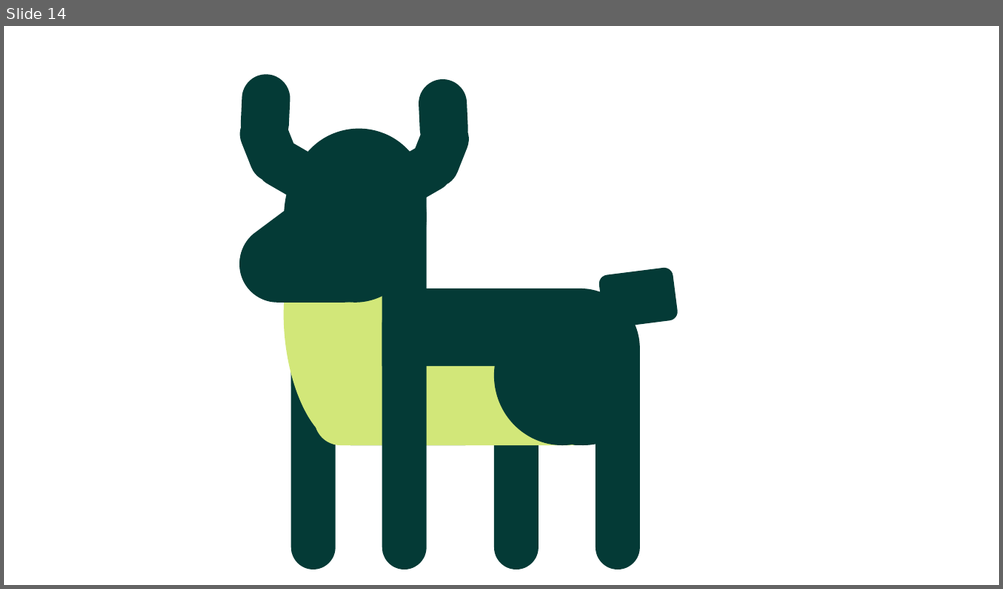
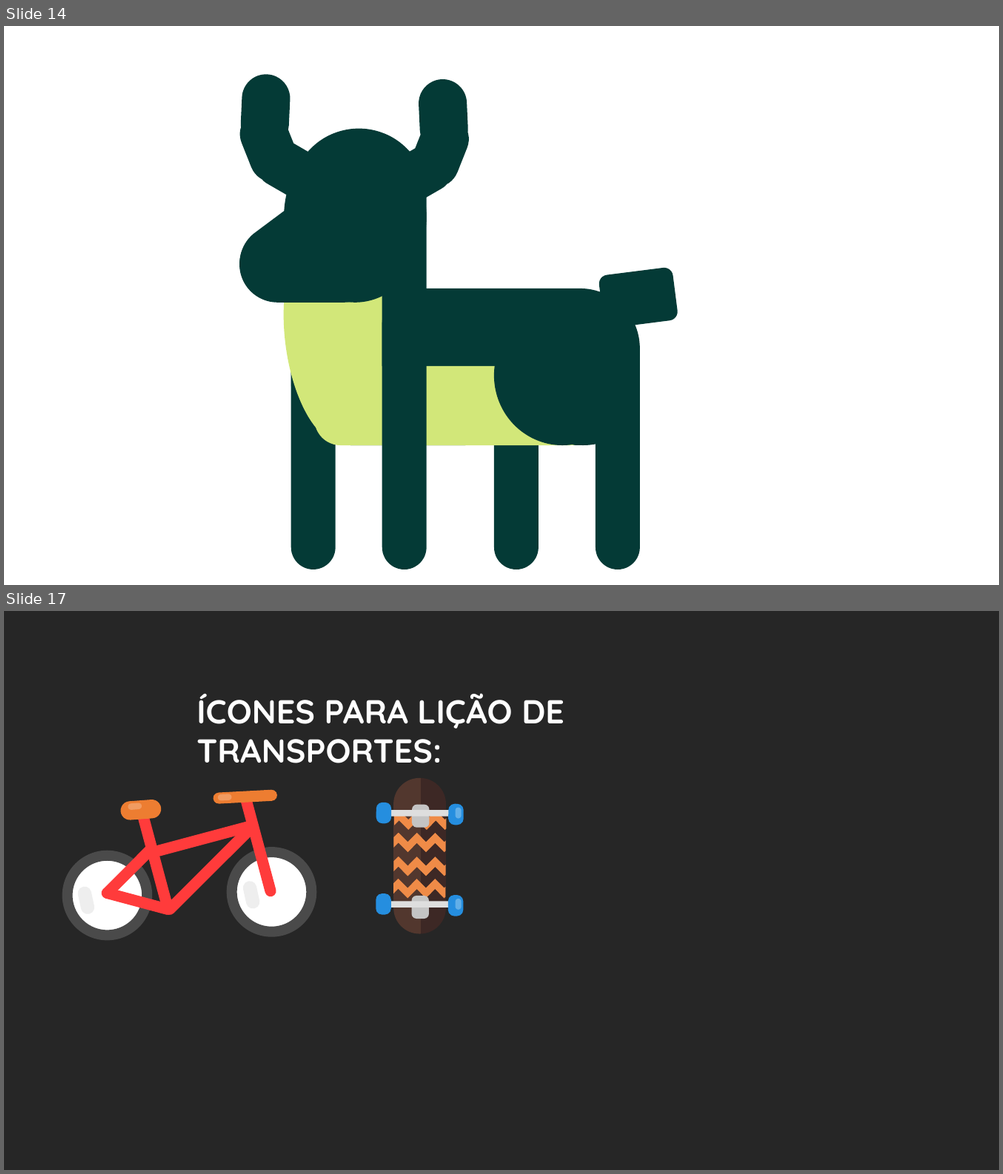
Before and after one commit to pedrogmo/projetopp2, a slide deck: slide/Apresentação1.pptx. Shown one above the other, each under a label of ours: slide 14 before the commit, slides 14 and 17 after it; the slides between them are not shown. The pictures are 1003x589 and 1003x1174 pixels, drawn with LibreOffice and Linux fonts; fonts in the diff are those of the drawing. Boxes give left, top, right and bottom in pixels: in the first picture for what was removed or moved away, otherwise in the second. Text is boxed around its words. In the diff, an @@ line names an element or a change of style, - is before the commit and + after.

```diff
--- a/slide/Apresentação1.pptx
+++ b/slide/Apresentação1.pptx
@@ slide 17 added at [4,611,999,1170], background #262626 @@
@@ text added at [196,693,564,763], 32 pt, text #FFFFFF, bold @@
+ÍCONES PARA LIÇÃO DE TRANSPORTES:
@@ group added at [68,789,311,936]: 12 rounded rectangles, 2 ellipses @@
@@ group added at [375,778,464,934]: 10 rounded rectangles, 6 freeform shapes @@
```
Also in this commit, not shown: 2 slides changed, 2 other slides added, 2 slides removed, 6 other files.
